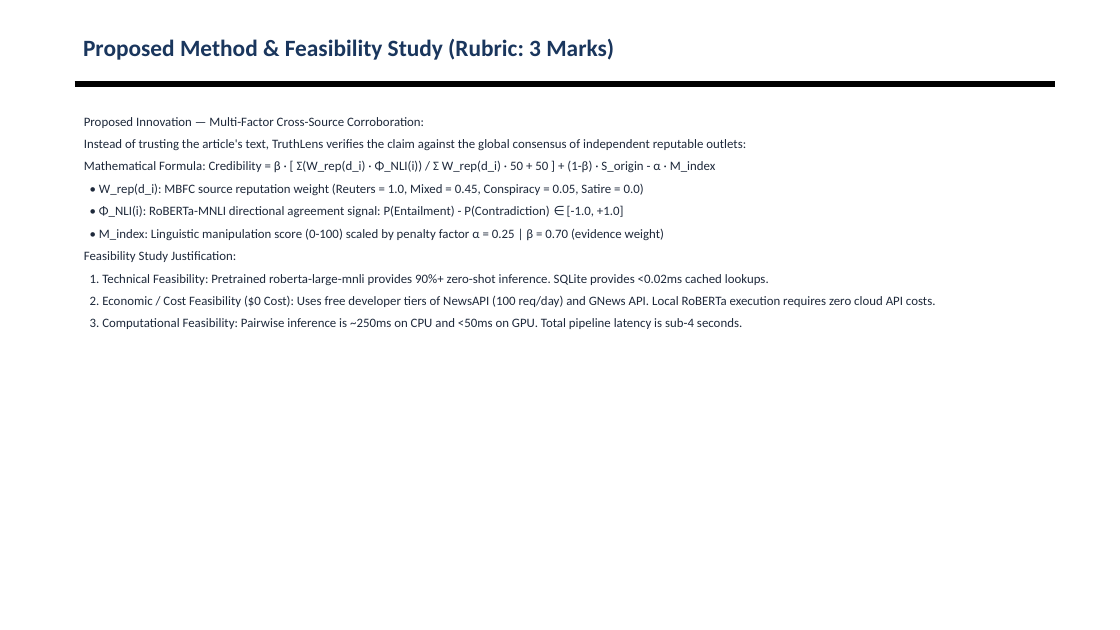
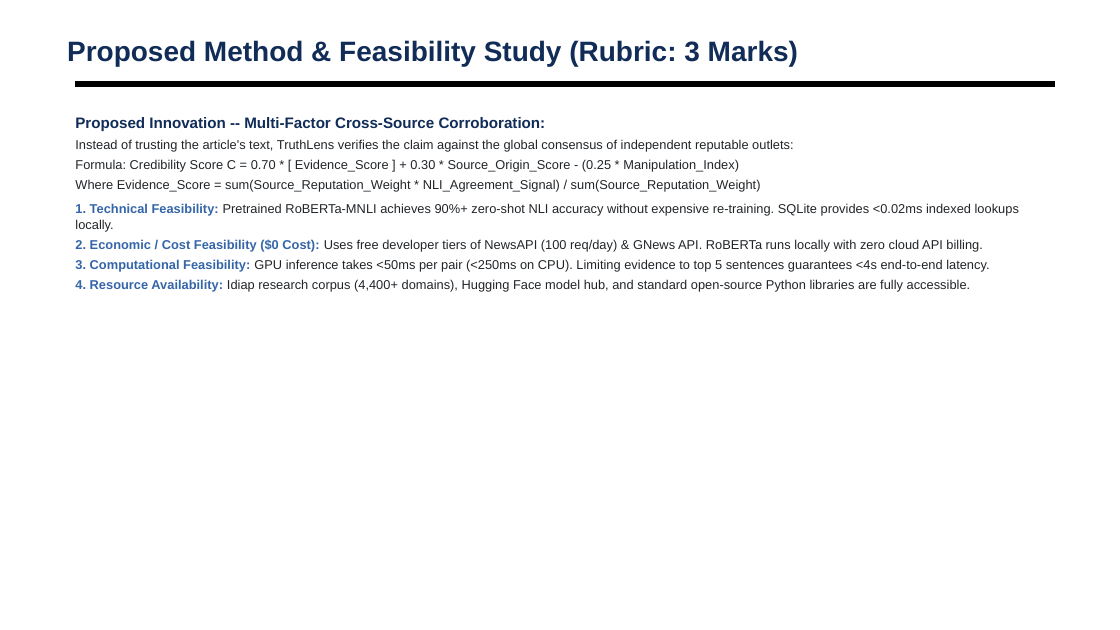
Before and after one commit to shubhamsapr5-eng/truth-lens, a slide deck: slide 10 of docs/AI_News_Credibility_Scorer_Review2.pptx. Drawn at 1120x630 pixels with LibreOffice and Linux fonts; fonts in the diff are those of the drawing; background and template pictures are left out. Boxes give left, top, right and bottom in pixels: in the first picture for what was removed or moved away, otherwise in the second. Text is boxed around its words. In the diff, an @@ line names an element or a change of style, - is before the commit and + after.

```diff
--- a/docs/AI_News_Credibility_Scorer_Review2.pptx
+++ b/docs/AI_News_Credibility_Scorer_Review2.pptx
@@ text "Proposed Method & Feasibility Study ...": place and size @@
-text "Proposed Method & Feasibility Study ..." at [83, 39, 614, 60]
+text "Proposed Method & Feasibility Study ..." at [67, 40, 798, 66]
@@ text "Proposed Method & Feasibility Study ..." at [67, 40, 798, 66]: size 20 to 24 pt, font Calibri to Arial, text colour #1A365D to #102C57; vertical alignment middle to top @@
@@ text at [75, 117, 1019, 292]: text changed; font Calibri to Arial; text colour #1E293B to #212529 @@
-Proposed Innovation — Multi-Factor Cross-Source Corroboration:
-Instead of trusting the article's text, TruthLens verifies the claim against the global consensus of independent reputable outlets:
-Mathematical Formula: Credibility = β · [ Σ(W_rep(d_i) · Φ_NLI(i)) / Σ W_rep(d_i) · 50 + 50 ] + (1-β) · S_origin - α · M_index
-• W_rep(d_i): MBFC source reputation weight (Reuters = 1.0, Mixed = 0.45, Conspiracy = 0.05, Satire = 0.0)
-• Φ_NLI(i): RoBERTa-MNLI directional agreement signal: P(Entailment) - P(Contradiction) ∈ [-1.0, +1.0]
-• M_index: Linguistic manipulation score (0-100) scaled by penalty factor α = 0.25 | β = 0.70 (evidence weight)
-Feasibility Study Justification:
-1. Technical Feasibility: Pretrained roberta-large-mnli provides 90%+ zero-shot inference. SQLite provides <0.02ms cached lookups.
-2. Economic / Cost Feasibility ($0 Cost): Uses free developer tiers of NewsAPI (100 req/day) and GNews API. Local RoBERTa execution requires zero cloud API costs.
-3. Computational Feasibility: Pairwise inference is ~250ms on CPU and <50ms on GPU. Total pipeline latency is sub-4 seconds.
+Proposed Innovation -- Multi-Factor Cross-Source Corroboration:
+Instead of trusting the article's text, TruthLens verifies the claim against the global consensus of independent reputable outlets:
+Formula: Credibility Score C = 0.70 * [ Evidence_Score ] + 0.30 * Source_Origin_Score - (0.25 * Manipulation_Index)
+Where Evidence_Score = sum(Source_Reputation_Weight * NLI_Agreement_Signal) / sum(Source_Reputation_Weight)
+1. Technical Feasibility: Pretrained RoBERTa-MNLI achieves 90%+ zero-shot NLI accuracy without expensive re-training. SQLite provides <0.02ms indexed lookups locally.
+2. Economic / Cost Feasibility ($0 Cost): Uses free developer tiers of NewsAPI (100 req/day) & GNews API. RoBERTa runs locally with zero cloud API billing.
+3. Computational Feasibility: GPU inference takes <50ms per pair (<250ms on CPU). Limiting evidence to top 5 sentences guarantees <4s end-to-end latency.
+4. Resource Availability: Idiap research corpus (4,400+ domains), Hugging Face model hub, and standard open-source Python libraries are fully accessible.
```
Also in this commit, not shown: 13 other slides changed, 1 other file.
